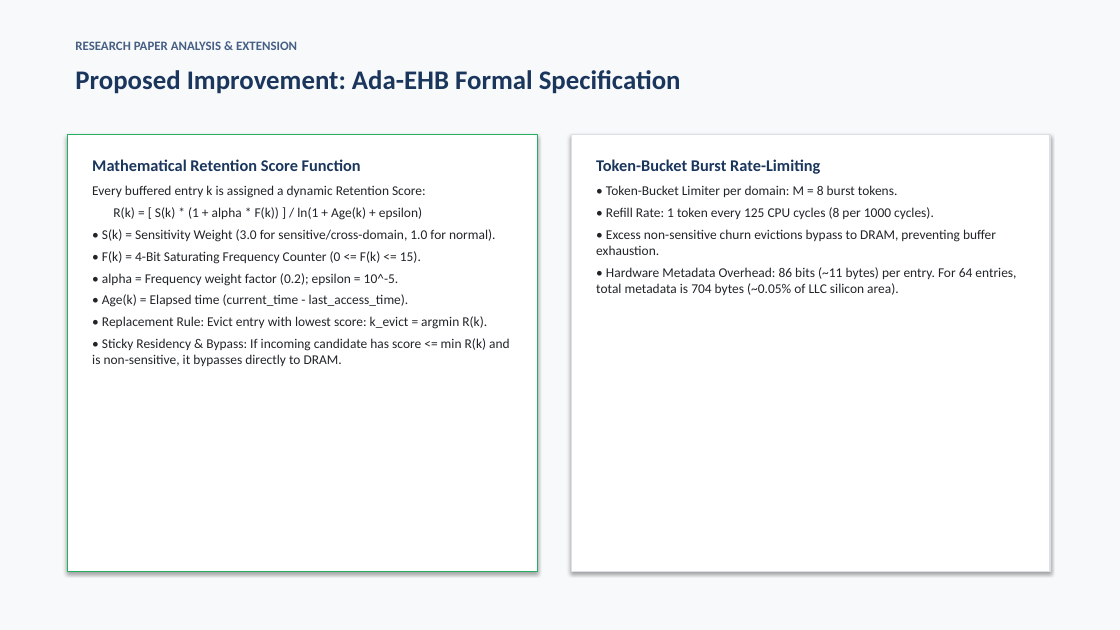
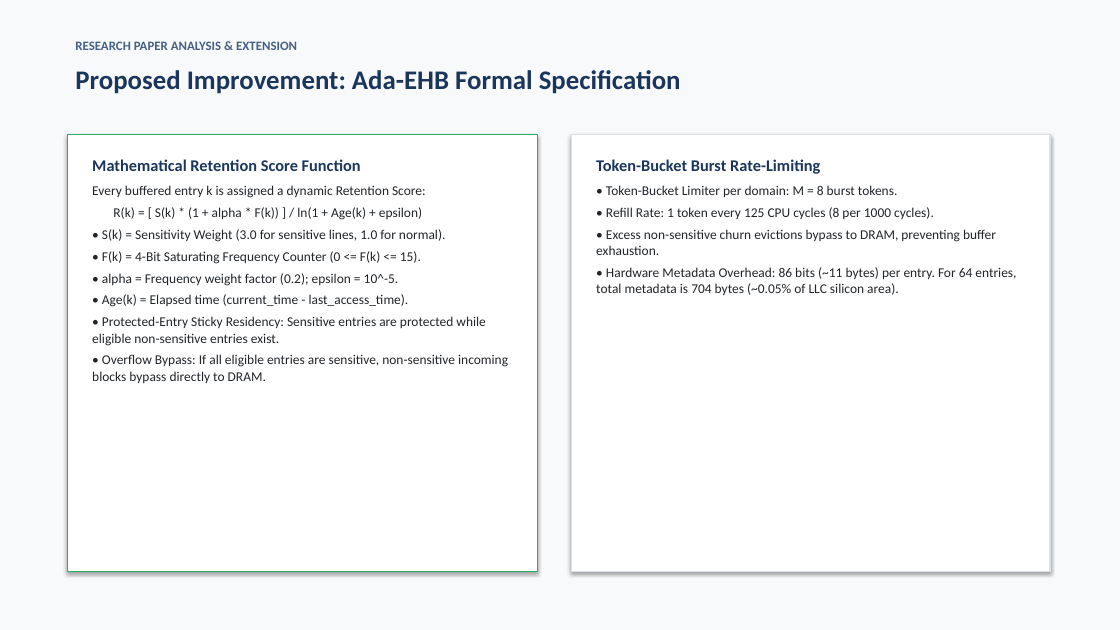
Before and after one commit to Sripadh16/IS-project, a slide deck: slide 9 of TreasureCache_Presentation.pptx. Drawn at 1120x630 pixels with LibreOffice and Linux fonts; fonts in the diff are those of the drawing. Boxes give left, top, right and bottom in pixels: in the first picture for what was removed or moved away, otherwise in the second. Text is boxed around its words. In the diff, an @@ line names an element or a change of style, - is before the commit and + after.

```diff
--- a/TreasureCache_Presentation.pptx
+++ b/TreasureCache_Presentation.pptx
@@ text at bbox=[102, 229, 446, 242]: text changed @@
-• S(k) = Sensitivity Weight (3.0 for sensitive/cross-domain, 1.0 for normal).
+• S(k) = Sensitivity Weight (3.0 for sensitive lines, 1.0 for normal).
@@ text at bbox=[92, 316, 508, 383]: text changed @@
-• Replacement Rule: Evict entry with lowest score: k_evict = argmin R(k).
-• Sticky Residency & Bypass: If incoming candidate has score <= min R(k) and is non-sensitive, it bypasses directly to DRAM.
+• Protected-Entry Sticky Residency: Sensitive entries are protected while eligible non-sensitive entries exist.
+• Overflow Bypass: If all eligible entries are sensitive, non-sensitive incoming blocks bypass directly to DRAM.
```
Also in this commit, not shown: 5 other slides changed, 2 slides added, 2 slides removed, 11 other files.
